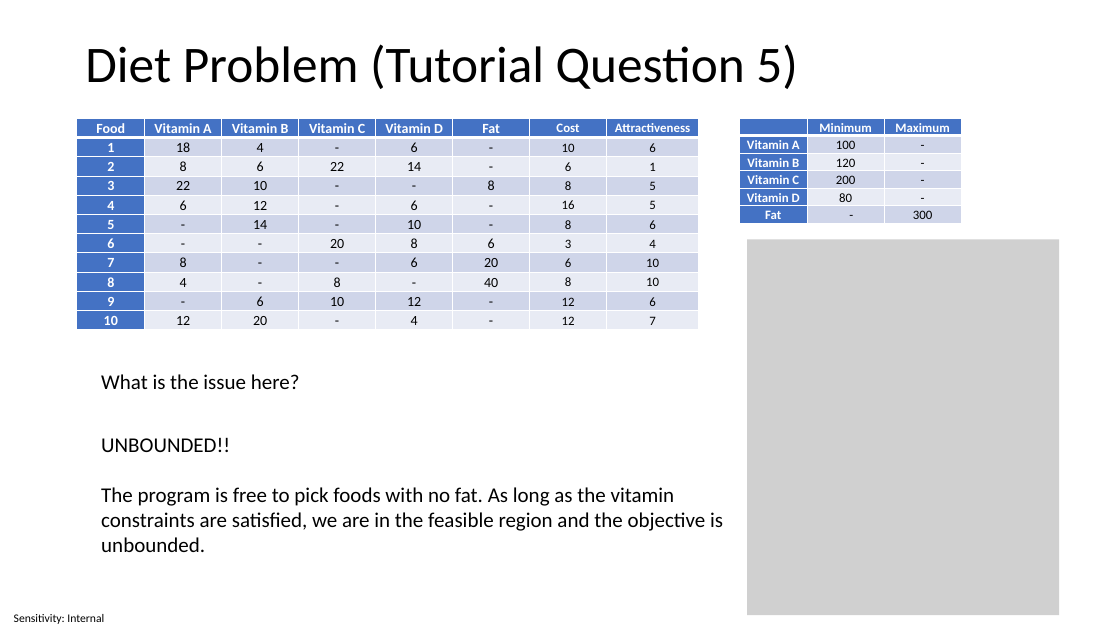
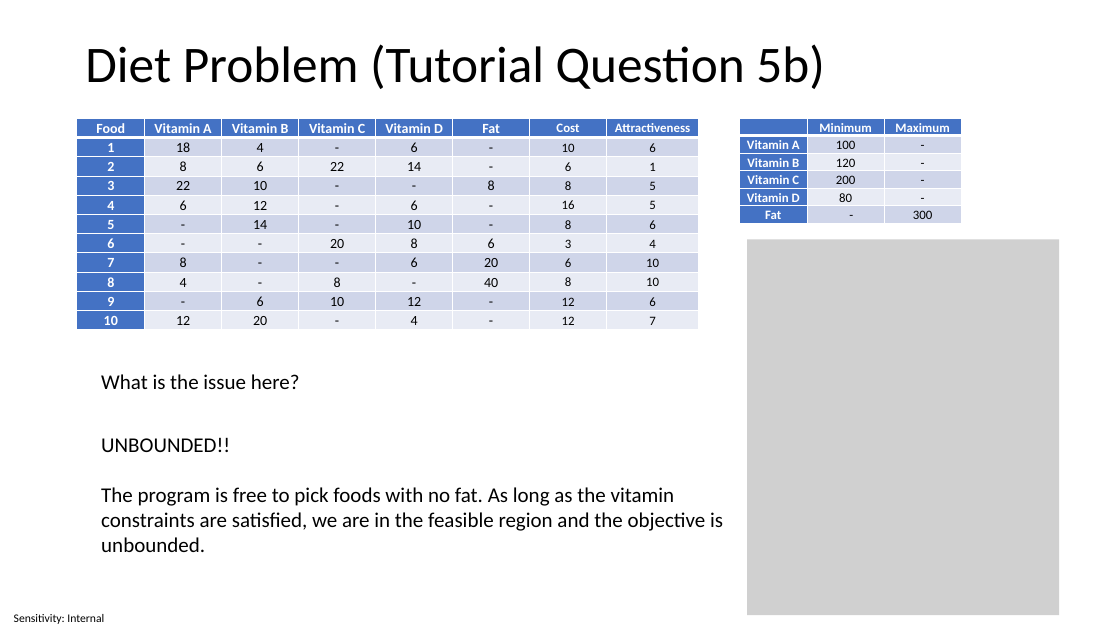
Before and after one commit to invariantum/operational_research, a slide deck: slide 14 of content/Lectures/Semester 1/Week 03 - Linear Programming 2/5 Source Files/Week 3 - Linear Programming 2.pptx. Drawn at 1120x630 pixels with LibreOffice and Linux fonts; fonts in the diff are those of the drawing; grey boxes stand for pictures. Boxes give left, top, right and bottom in pixels: in the first picture for what was removed or moved away, otherwise in the second. Text is boxed around its words. In the diff, an @@ line names an element or a change of style, - is before the commit and + after.

```diff
--- a/content/Lectures/Semester 1/Week 03 - Linear Programming 2/5 Source Files/Week 3 - Linear Programming 2.pptx
+++ b/content/Lectures/Semester 1/Week 03 - Linear Programming 2/5 Source Files/Week 3 - Linear Programming 2.pptx
@@ title at <box>85,44,824,89</box>: text changed @@
-Diet Problem (Tutorial Question 5)
+Diet Problem (Tutorial Question 5b)
```
Also in this commit, not shown: 2 other slides changed, 12 other files.
